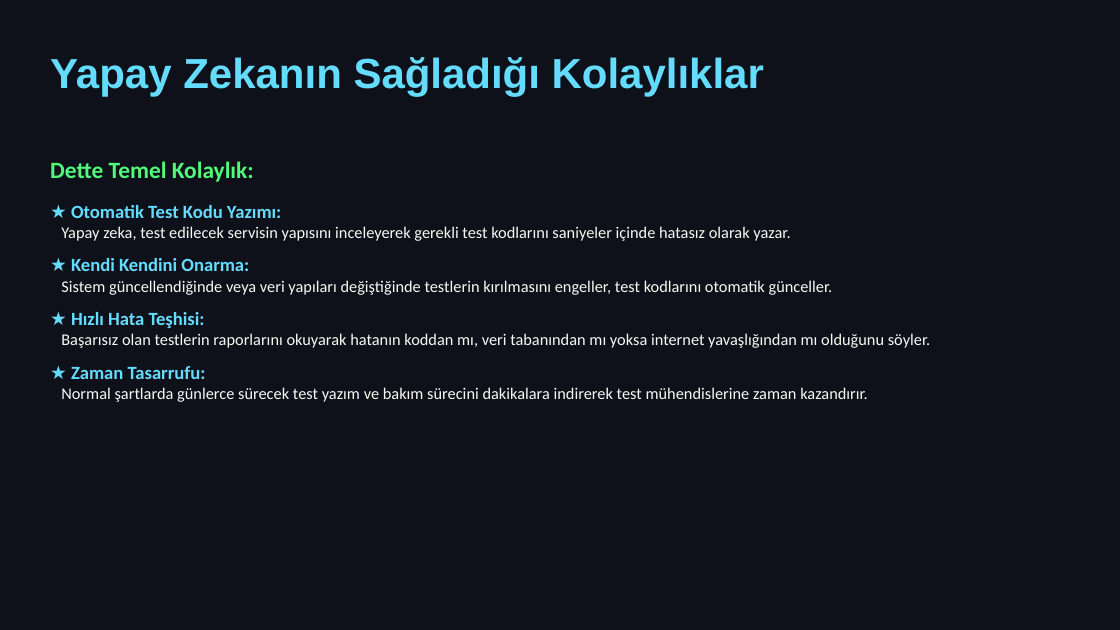
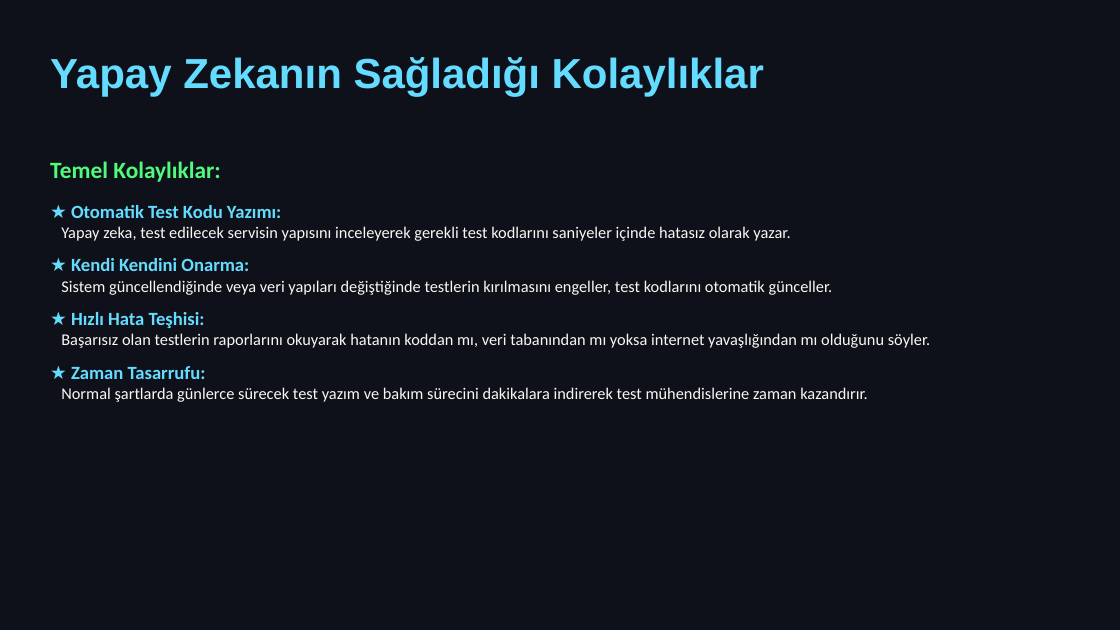
Before and after one commit to emredogangun/yazilimtestmuhendisligi, a slide deck: slide 7 of sunum.pptx. Drawn at 1120x630 pixels with LibreOffice and Linux fonts; fonts in the diff are those of the drawing. Boxes give left, top, right and bottom in pixels: in the first picture for what was removed or moved away, otherwise in the second. Text is boxed around its words. In the diff, an @@ line names an element or a change of style, - is before the commit and + after.

Commit message:
Fix typo on slide 7

```diff
--- a/sunum.pptx
+++ b/sunum.pptx
@@ text at (50, 161, 221, 182): text changed @@
-Dette Temel Kolaylık:
+Temel Kolaylıklar:
```
